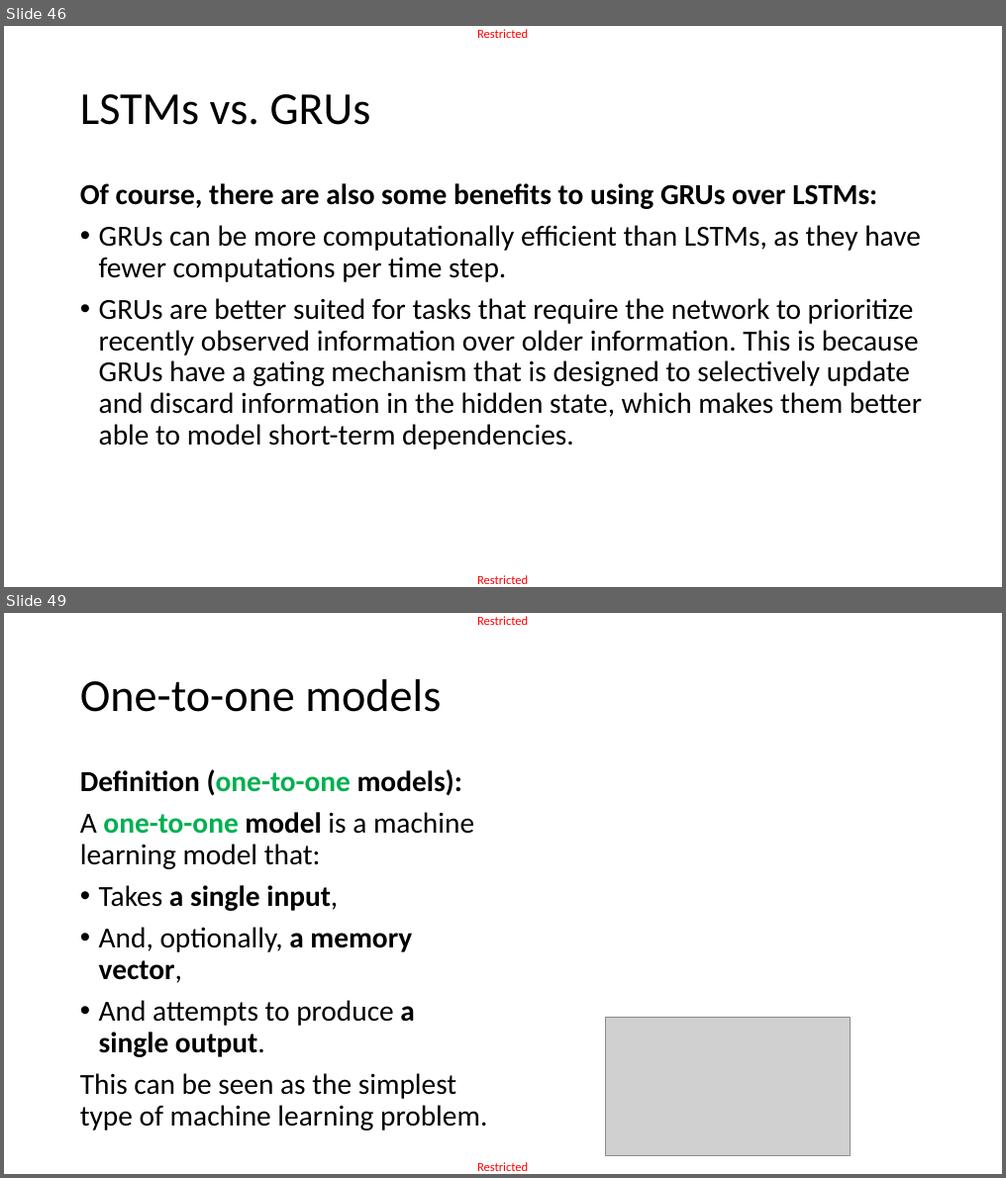
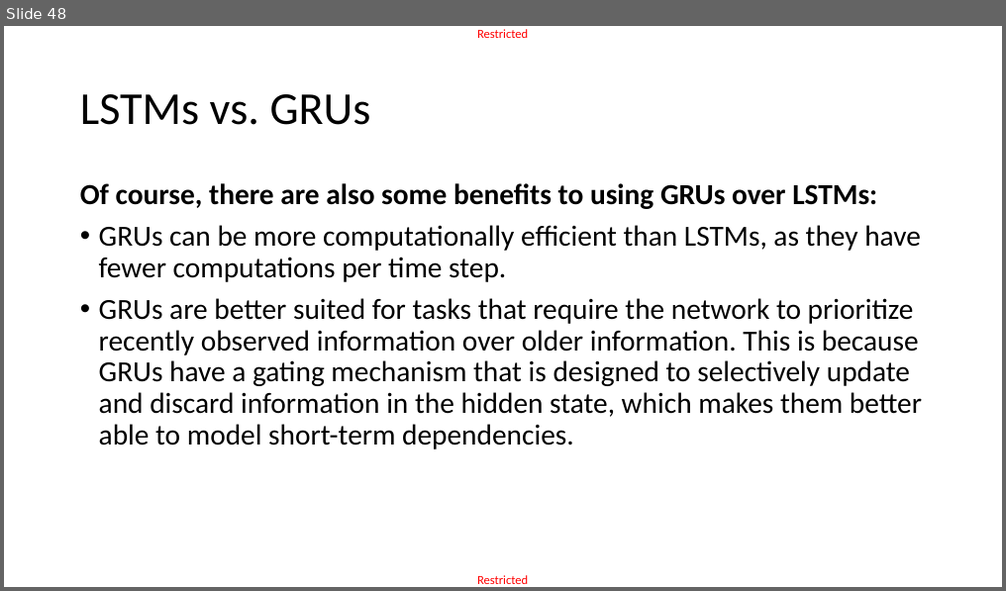
Before and after one commit to matthieudemari/SUTD_DL_50_039, a slide deck: W6/2. W6S2 final/W6S2.pptx. Shown one above the other, each under a label of ours: slides 46 and 49 before the commit, slide 48 after it; the slides between them are not shown. The pictures are 1006x1178 and 1006x591 pixels, drawn with LibreOffice and Linux fonts; fonts in the diff are those of the drawing; grey boxes stand for pictures. Boxes give left, top, right and bottom in pixels: in the first picture for what was removed or moved away, otherwise in the second. Text is boxed around its words. In the diff, an @@ line names an element or a change of style, - is before the commit and + after.

```diff
--- a/W6/2. W6S2 final/W6S2.pptx
+++ b/W6/2. W6S2 final/W6S2.pptx
@@ slide 49 removed at bbox=[4, 613, 1002, 1174], background #FFFFFF; not listed: 2 template elements that a slide beside it also shows @@
@@ title removed at bbox=[80, 679, 441, 712] @@
-One-to-one models
@@ text removed at bbox=[80, 769, 487, 1131] @@
-Definition (one-to-one models):
-A one-to-one model is a machine learning model that:
-• Takes a single input,
-• And, optionally, a memory vector,
-• And attempts to produce a single output.
-This can be seen as the simplest type of machine learning problem.
@@ picture removed at bbox=[606, 1017, 849, 1157] @@
@@ what was slide 46 is now slide 48 @@
```
Also in this commit, not shown: 9 slides changed, 2 slides added, 25 other slides removed, 13 other files.
